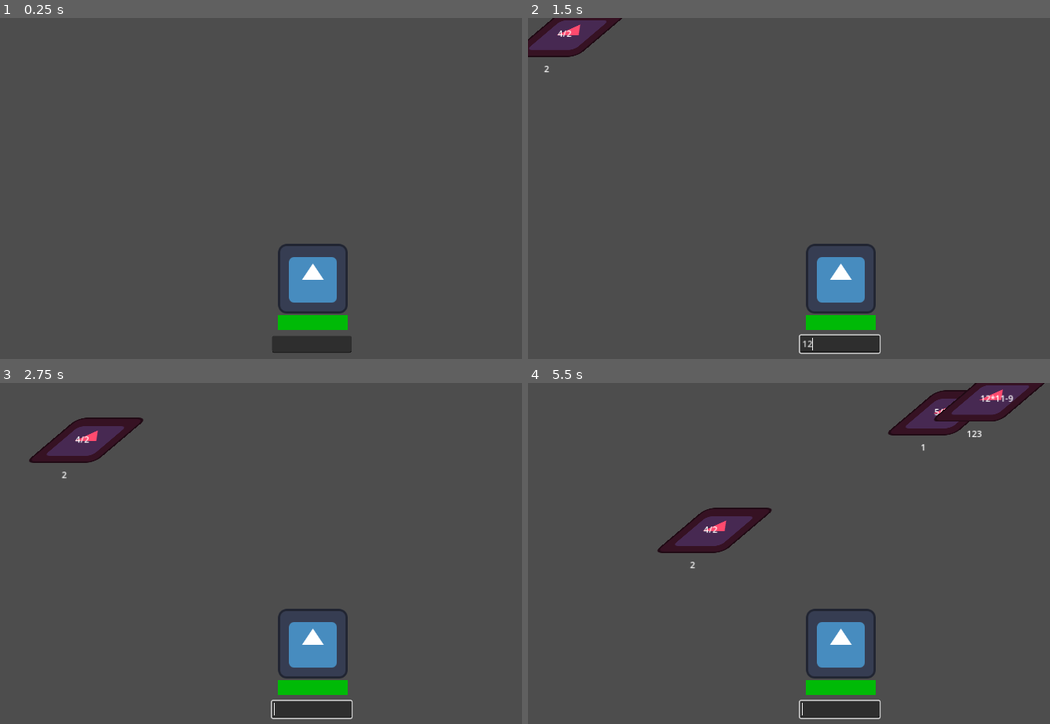
Above: before the commit, frames 1-4 (two rows, left to right).
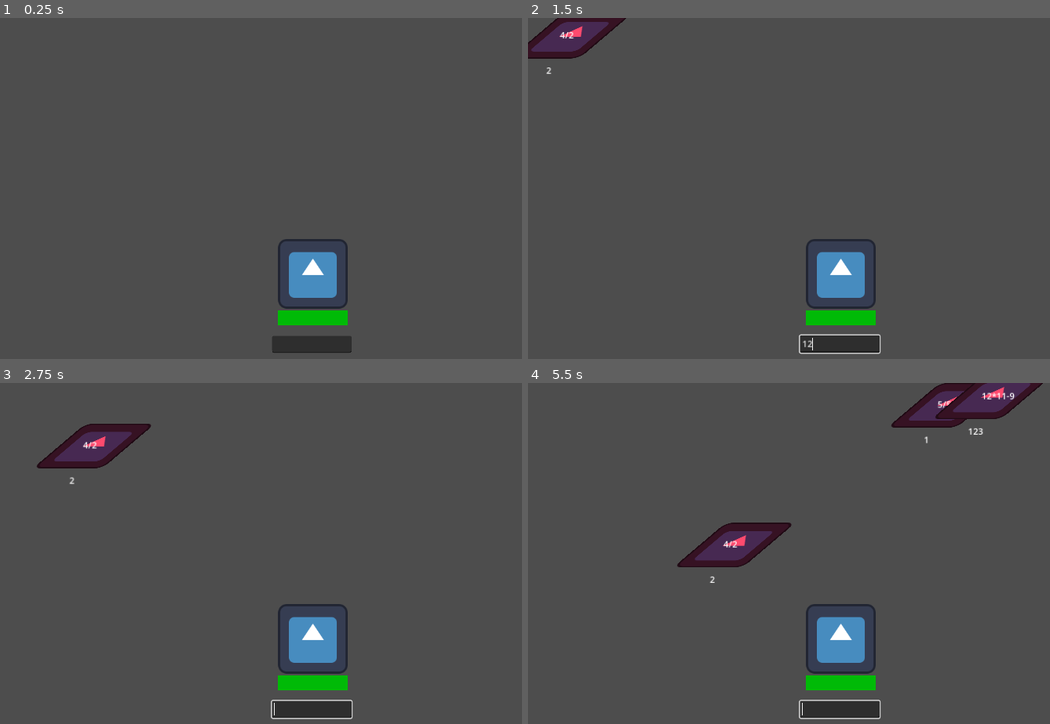
Above: after the commit, the same moments.

Repository: StefanoGavatta/MatematicaLanParty
Game: Godot game, scene res://world/world.tscn
Two runs of this game, one before a commit and one after it. Both use one fixed random seed, a clock stepped at 60 frames per second and the inputs below. The engine's default icon, where the game draws it, is replaced by a stand-in: a white triangle on a blue panel in a dark square.
Inputs (mouse positions are in pixels of both pictures, inside the frame that each line leads up to):
- Up to frame 1 (0.25 s): no input
- Up to frame 2 (1.5 s): click (841, 345) at 0.52 s; type "12" at 0.6 s
- Up to frame 3 (2.75 s): no input
- Up to frame 4 (5.5 s): no input

The runs differ from the first frame. In frame 1, 1.1% of the frame differs, in the area x 53-67%, y 64-92%; in frame 2, 1.6%; in frame 3, 2.9%; in frame 4, 5.3%, in the area x 24-99%, y 0-92%.

Commit message:
aggiunto proiettile e relativa distruzione
ora i nemici si distruggono solo quando il proiettile li tocca

Diff:
--- a/Cavalieri/cavaliere.gd
+++ b/Cavalieri/cavaliere.gd
@@ -7,6 +7,7 @@
 var danno: int = 10
 var risultato: int
 
+var indovinato: bool = false
 @onready var bersaglio:Area2D = get_parent().get_node("%Bersaglio")
 var target
 
@@ -27,8 +28,8 @@
 func assegnaValori():
 	match difficolta:
 		1:
-			velocità = 90
+			velocità = 100
 		2:
-			velocità = 70
+			velocità = 60
 		3:
-			velocità = 40
+			velocità = 30
--- a/Cavalieri/distruggi_cavalieri.gd
+++ b/Cavalieri/distruggi_cavalieri.gd
@@ -1,5 +1,7 @@
 @icon("res://Icons/node/icon_bullet.png")
 extends Node
+
+const colpo = preload("res://Objects/colpo.tscn")
 
 @onready var cavalieri: Node = $"../GeneratoreDiCavalieri/Cavalieri"
 @onready var input: LineEdit = $"../Control/Input"
@@ -7,9 +9,16 @@
 func _process(delta: float) -> void:
 	var cavalieriPresenti = cavalieri.get_children()
 	for i in range(len(cavalieriPresenti)):
-		if input.text == str(cavalieriPresenti[i].risultato):
-			cavalieriPresenti[i].distruggiCavaliere()
+		if input.text == str(cavalieriPresenti[i].risultato) && !cavalieriPresenti[i].indovinato:
+			cavalieriPresenti[i].indovinato = true
+			instanziaProiettile(cavalieriPresenti[i])
 			resetInput()
-
 func resetInput():
 	input.text = ""
+
+func instanziaProiettile(nemico: CharacterBody2D):
+		var colpoINST = colpo.instantiate()
+		colpoINST.position = %Bersaglio.position
+		colpoINST.direzione = nemico.position
+		colpoINST.bersaglio = nemico
+		get_parent().add_child(colpoINST)
--- /dev/null
+++ b/Objects/colpo.gd
@@ -0,0 +1,25 @@
+extends CharacterBody2D
+
+var velocita = 600
+var direzione: Vector2 = Vector2(0,0)
+var bersaglio: CharacterBody2D
+
+func _process(delta: float) -> void:
+	velocity = velocita * position.direction_to(direzione)
+
+	# Update rotation based on velocity direction
+	if velocity.length() > 0:
+		rotation = velocity.angle() + deg_to_rad(90)  # Add 90 degrees if you want to point upwards
+
+	move_and_slide()
+
+func _on_auto_distruzione_timeout() -> void:
+	distruzione()
+
+func distruzione():
+	queue_free()
+
+func _on_radar_body_entered(body: Node2D) -> void:
+	if body == bersaglio:
+		body.distruggiCavaliere()
+		distruzione()
--- /dev/null
+++ b/Objects/colpo.tscn
@@ -0,0 +1,38 @@
+[gd_scene load_steps=5 format=3 uid="uid://tg4p2w58os6g"]
+
+[ext_resource type="Script" path="res://Objects/colpo.gd" id="1_25u4o"]
+[ext_resource type="Texture2D" uid="uid://d2slv17teqw3j" path="res://icon.svg" id="2_tqtom"]
+
+[sub_resource type="RectangleShape2D" id="RectangleShape2D_cfyeb"]
+size = Vector2(18, 86)
+
+[sub_resource type="CircleShape2D" id="CircleShape2D_jpct0"]
+radius = 13.0
+
+[node name="Colpo" type="CharacterBody2D"]
+collision_layer = 0
+collision_mask = 0
+script = ExtResource("1_25u4o")
+
+[node name="Sprite2D" type="Sprite2D" parent="."]
+position = Vector2(2.38419e-07, 7)
+scale = Vector2(0.15625, 0.6875)
+texture = ExtResource("2_tqtom")
+
+[node name="CollisionShape2D" type="CollisionShape2D" parent="."]
+position = Vector2(0, 7)
+shape = SubResource("RectangleShape2D_cfyeb")
+
+[node name="AutoDistruzione" type="Timer" parent="."]
+wait_time = 4.0
+autostart = true
+
+[node name="Radar" type="Area2D" parent="."]
+collision_mask = 3
+
+[node name="CollisionShape2D" type="CollisionShape2D" parent="Radar"]
+position = Vector2(0, -36)
+shape = SubResource("CircleShape2D_jpct0")
+
+[connection signal="timeout" from="AutoDistruzione" to="." method="_on_auto_distruzione_timeout"]
+[connection signal="body_entered" from="Radar" to="." method="_on_radar_body_entered"]
--- a/bersaglio/bersaglio.gd
+++ b/bersaglio/bersaglio.gd
@@ -9,15 +9,13 @@
 	vita -= danno
 	progress_bar.value = vita
 
-func sparaRazzo(Asteroide: Vector2):
-	print("sparato razzo direzione"+str(Asteroide))
 
 func Esplodi():
 	if vita <= 0:
-		print("sconfitta")
+		pass
 
 
 func _on_body_entered(body: Node2D) -> void:
 	prendiDanno(body.danno)
-	body.distruggiCavaliere
+	body.distruggiCavaliere()
 	Esplodi()
--- a/bersaglio/bersaglio.tscn
+++ b/bersaglio/bersaglio.tscn
@@ -4,7 +4,7 @@
 [ext_resource type="Texture2D" uid="uid://d2slv17teqw3j" path="res://icon.svg" id="1_j3d11"]
 
 [sub_resource type="CircleShape2D" id="CircleShape2D_i1m11"]
-radius = 70.0071
+radius = 70.0286
 
 [sub_resource type="StyleBoxFlat" id="StyleBoxFlat_x8vfm"]
 bg_color = Color(1, 0, 0.32549, 1)
@@ -21,7 +21,7 @@
 texture = ExtResource("1_j3d11")
 
 [node name="CollisionShape2D" type="CollisionShape2D" parent="."]
-position = Vector2(-2, -9)
+position = Vector2(0, -9)
 shape = SubResource("CircleShape2D_i1m11")
 
 [node name="ProgressBar" type="ProgressBar" parent="."]
--- a/world/world.tscn
+++ b/world/world.tscn
@@ -15,7 +15,7 @@
 
 [node name="Bersaglio" parent="." instance=ExtResource("2_mj5e8")]
 unique_name_in_owner = true
-position = Vector2(574, 479)
+position = Vector2(574, 470)
 
 [node name="GeneratoreDiCavalieri" parent="." instance=ExtResource("4_gn8x3")]
 
